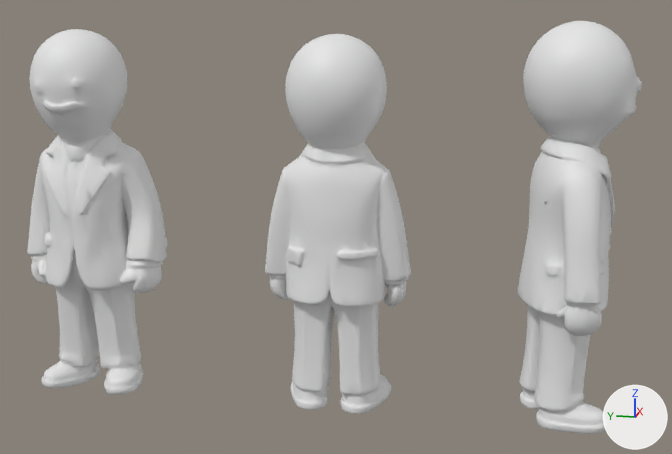
An edit to the glTF model apps/web/public/models/court/defendant.glb, drawn before and after from the same camera.
One viewpoint serves both versions: a 50 mm camera at (-3.95, -0.9, 1.79) aimed at (0.01, -0.11, 0.8). Lighting does not change. The marker at lower right points along +X, +Y and +Z. The picture after the commit comes second. Materials are left out; every surface is plain grey. Where no turn or scale is listed for an object, it has been applied to the vertices. Vertices at exactly the same position are counted once.

Names of what the first picture shows: 'tripo_node_171052fa-829d-4d9c-ba00-2902a97cba7a'.
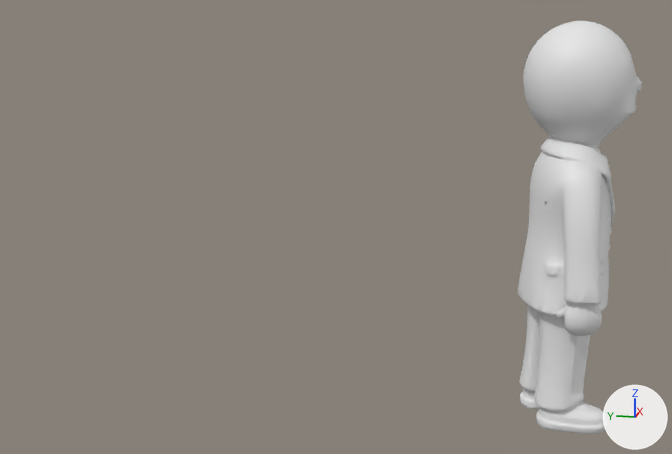
The newer file is also turned or shifted as a whole; pictures and numbers use the older file's frame.

The change in detail:
me_tripo_mesh_171052fa_829d_4d9c_ba00_2902a97cba7a is used by ob_tripo_node_171052fa_829d_4d9c_ba00_2902a97cba7a; location (0.0, 0.0, 0.85).
me_tripo_mesh_171052fa_829d_4d9c_ba00_2902a97cba7a had 37836 vertices, 75759 faces and spanned x -0.34..0.34, y -1.36..1.36, z -0.85..0.85.
me_tripo_mesh_171052fa_829d_4d9c_ba00_2902a97cba7a now has 15197 vertices, 30444 faces and spans x -0.34..0.34, y -1.36..-0.9, z -0.85..0.85.
me_tripo_mesh_171052fa_829d_4d9c_ba00_2902a97cba7a part 1: the loose piece of 11325 vertices spanning x -0.29..0.14, y 0.68..1.36, z -0.85..0.81 is deleted.
me_tripo_mesh_171052fa_829d_4d9c_ba00_2902a97cba7a part 2: the loose piece of 11314 vertices spanning x -0.29..0.13, y -0.46..0.19, z -0.85..0.79 is deleted.
Other edits to the shape of me_tripo_mesh_171052fa_829d_4d9c_ba00_2902a97cba7a do not show in these pictures.

Where the change shows, as pixel boxes (x1, y1, x2, y2) in the pictures (672 x 454 px):
'tripo_node_171052fa-829d-4d9c-ba00-2902a97cba7a', reshaped (80% narrower)
    before: (27, 21, 642, 434)
    after: (518, 21, 642, 434)
part 1 of me_tripo_mesh_171052fa_829d_4d9c_ba00_2902a97cba7a, deleted
    before: (27, 29, 167, 395)
part 2 of me_tripo_mesh_171052fa_829d_4d9c_ba00_2902a97cba7a, deleted
    before: (265, 34, 411, 414)
